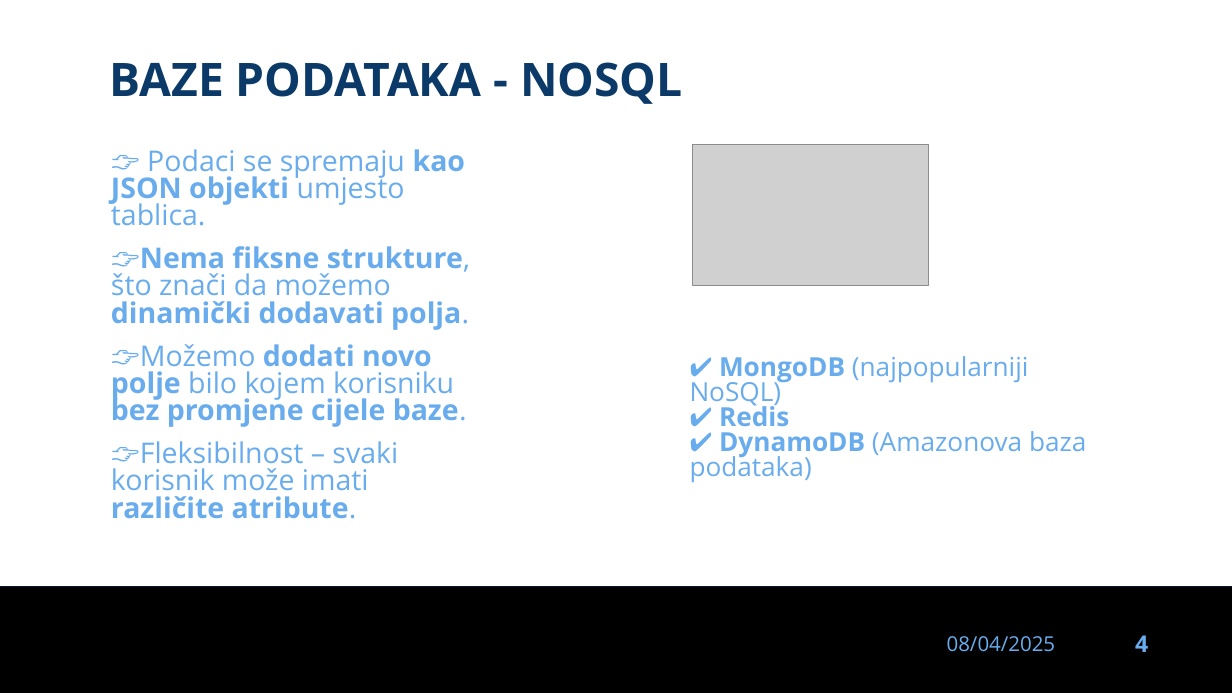
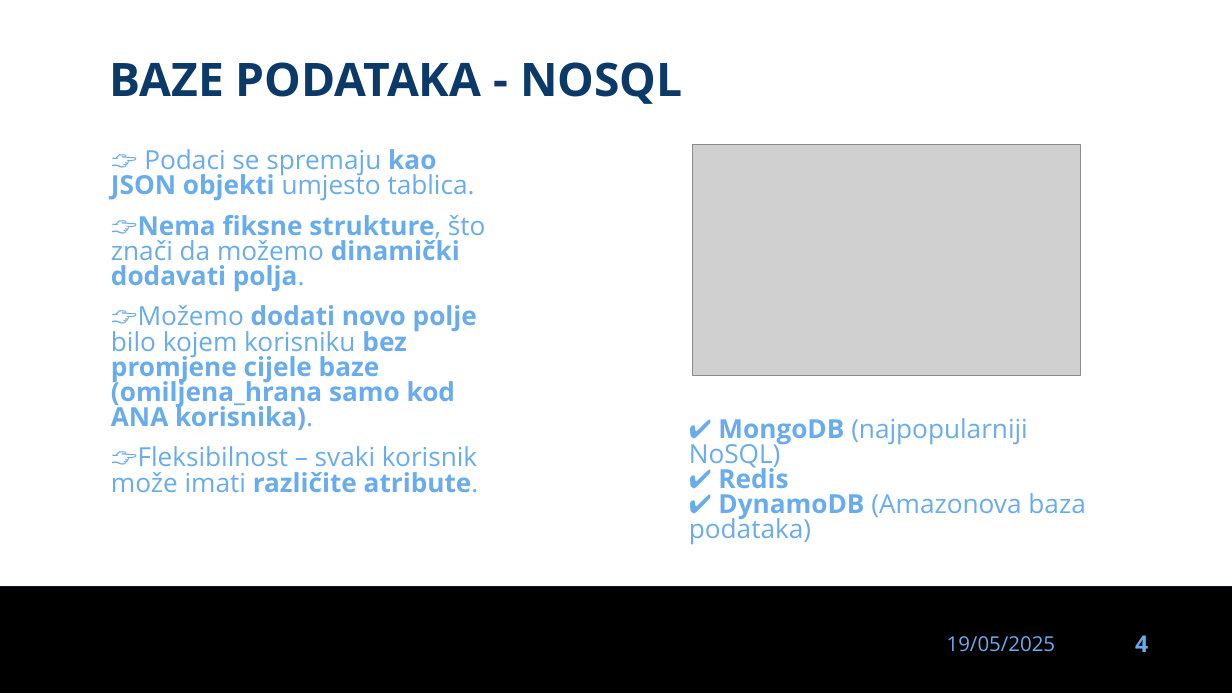
Before and after one commit to dinoDuvnjak/CTK, a slide deck: slide 4 of Bootcamp/DB-uvod/DB-uvod.pptx. Drawn at 1232x693 pixels with LibreOffice and Linux fonts; fonts in the diff are those of the drawing; grey boxes stand for pictures; background and template pictures are left out. Boxes give left, top, right and bottom in pixels: in the first picture for what was removed or moved away, otherwise in the second. Text is boxed around its words. In the diff, an @@ line names an element or a change of style, - is before the commit and + after.

```diff
--- a/Bootcamp/DB-uvod/DB-uvod.pptx
+++ b/Bootcamp/DB-uvod/DB-uvod.pptx
@@ text at (111, 149, 486, 493): size 22.2 to 20.4 pt in "👉 Podaci se spremaju kao JSON objekti ...", "👉Nema fiksne strukture, što znači da možemo ...", "👉Fleksibilnost – svaki korisnik može imati različite ..." @@
@@ picture: place and size @@
-picture at (692, 145, 929, 286)
+picture at (692, 145, 1081, 376)
@@ text at (111, 305, 477, 430): text changed; size 22.2 to 20.4 pt @@
-👉Možemo dodati novo polje bilo kojem korisniku bez promjene cijele baze.
+👉Možemo dodati novo polje bilo kojem korisniku bez promjene cijele baze (omiljena_hrana samo kod ANA korisnika).
@@ text "✔ MongoDB (najpopularniji NoSQL) ✔ ...": place and size @@
-text "✔ MongoDB (najpopularniji NoSQL) ✔ ..." at (690, 356, 1086, 483)
+text "✔ MongoDB (najpopularniji NoSQL) ✔ ..." at (689, 418, 1085, 545)
@@ text at (947, 636, 1056, 652): text changed @@
-08/04/2025
+19/05/2025
```
Also in this commit, not shown: 30 other slides changed, 37 other files.
